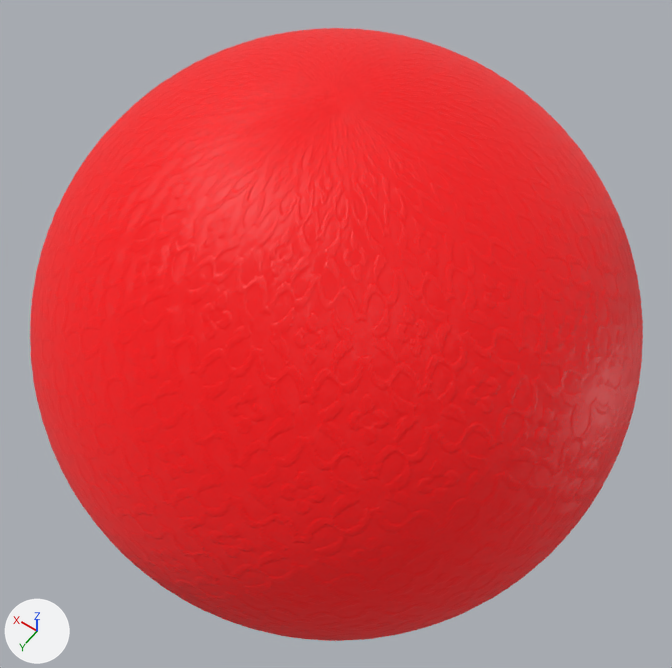
The Blender file MaterialsAndTextures/TextilesAndFabric/quatrefoil_jacquard_fabric_1k.blend as it was, and as the next commit left it.
Camera for both pictures: a 50 mm camera at (-0.163, 0.228, 0.359) aimed at (0.0, 0.0, 0.0). Every picture has the same lights, and +X, +Y and +Z are marked at lower left. The older version comes first.
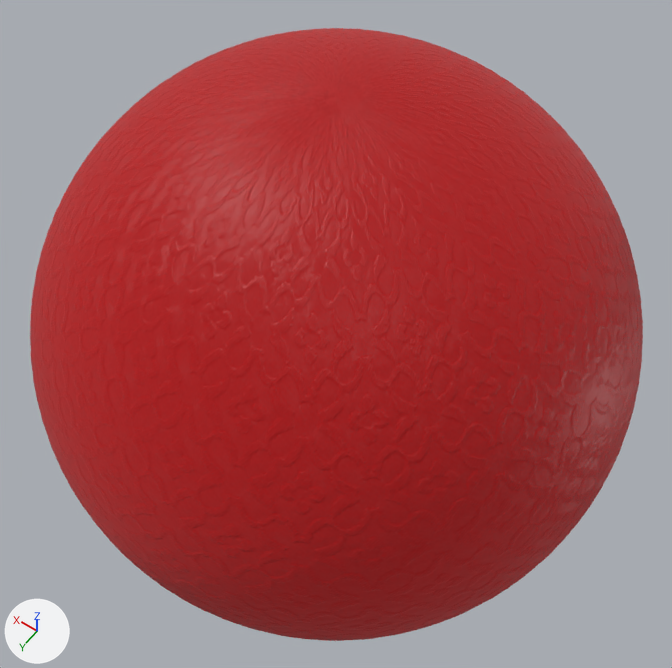
Boxes [x1, y1, x2, y2] around the edits, measured in the pictures (672 x 668 px):
'Sphere', recoloured: [30, 28, 643, 641] in both

Diff of the bpy script that builds the scene:
```diff
--- a/MaterialsAndTextures/TextilesAndFabric/quatrefoil_jacquard_fabric_1k.blend.py
+++ b/MaterialsAndTextures/TextilesAndFabric/quatrefoil_jacquard_fabric_1k.blend.py
@@ mat_quatrefoiljacquardfabric_rgb @@
 mat_quatrefoiljacquardfabric_rgb = bpy.data.materials.new('QuatrefoilJacquardFabric_RGB')
-# nodes: BsdfPrincipled, Displacement, Mapping, OutputMaterial, Tangent, TexCoord, TexImage x5, ValToRGB
-# colours: red #ff020a, white #ffffff
+# nodes: BsdfPrincipled, Displacement, Mapping, Mix, OutputMaterial, Tangent, TexCoord, TexImage x5
+# colours: red #bc0309
 # uses the picture img_quatrefoil_jacquard_fabric_anisotropy_rotation_png
```
